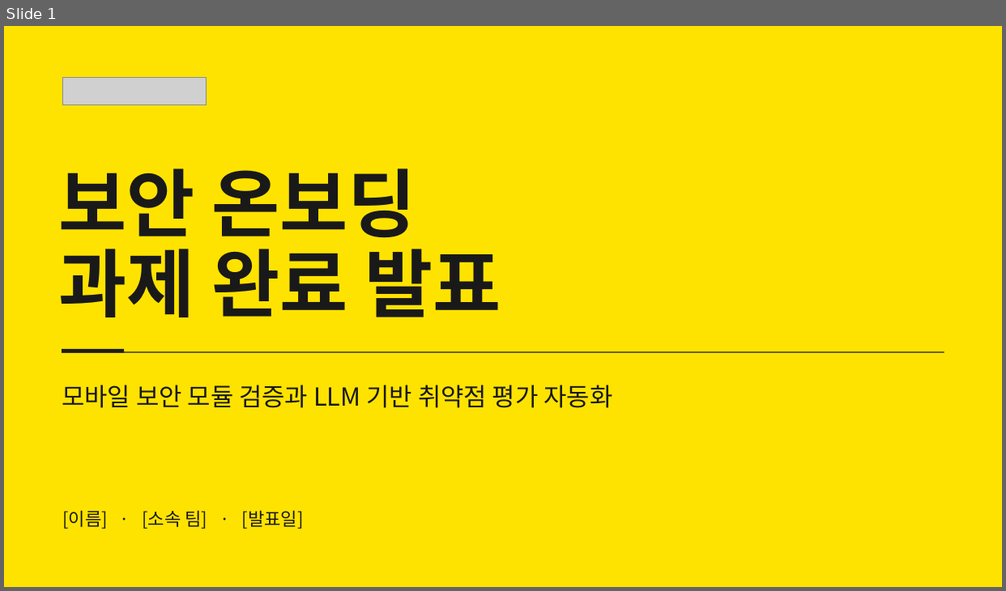
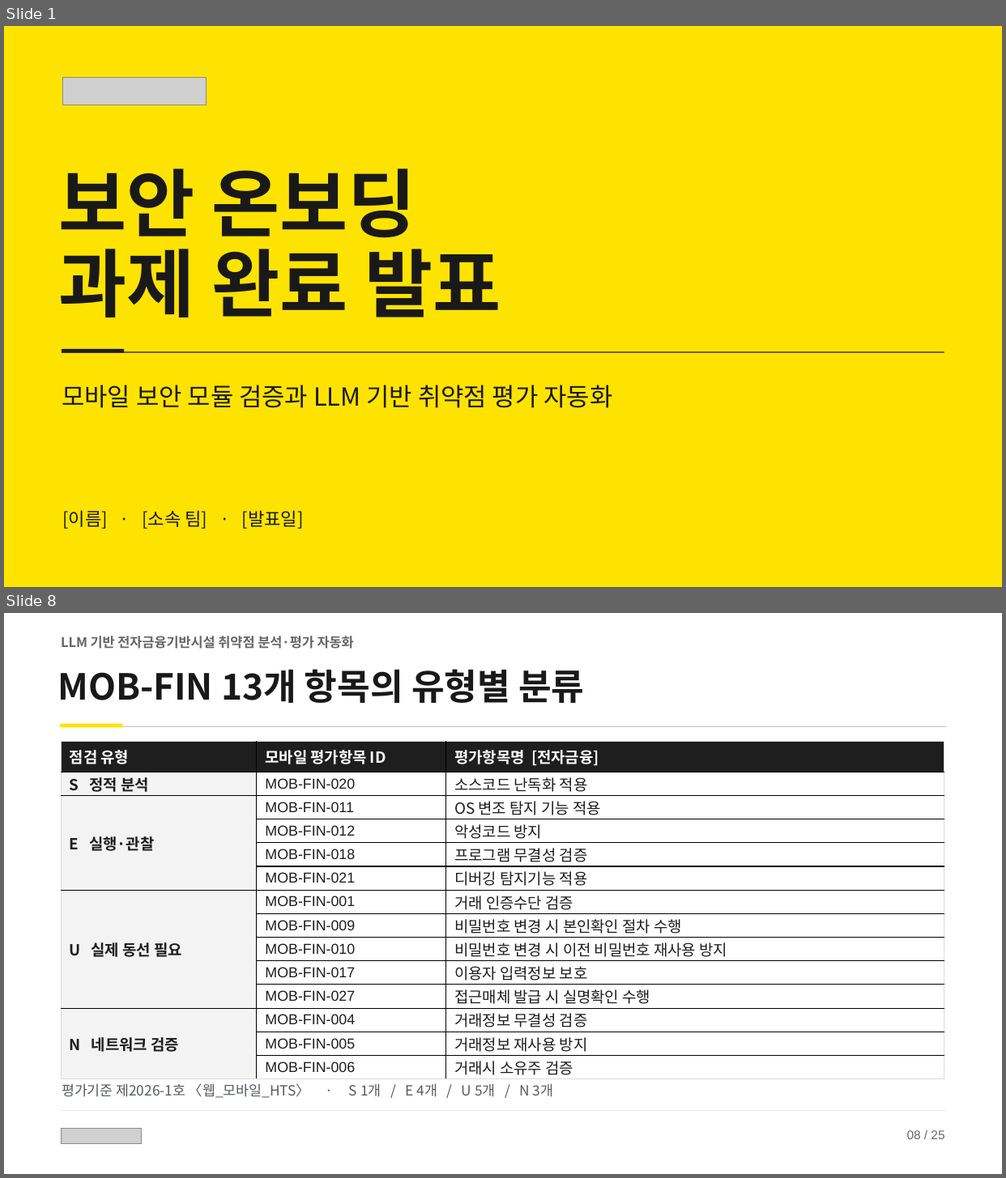
Before and after one commit to Ryuuuuu/maestro-gpui, a slide deck: assets/icons/kakaobank-security-onboarding.pptx. Shown one above the other, each under a label of ours: slide 1 before the commit, slides 1 and 8 after it; the slides between them are not shown. The pictures are 1006x591 and 1006x1178 pixels, drawn with LibreOffice and Linux fonts; fonts in the diff are those of the drawing; grey boxes stand for pictures. Boxes give left, top, right and bottom in pixels: in the first picture for what was removed or moved away, otherwise in the second. Text is boxed around its words. In the diff, an @@ line names an element or a change of style, - is before the commit and + after.

```diff
--- a/assets/icons/kakaobank-security-onboarding.pptx
+++ b/assets/icons/kakaobank-security-onboarding.pptx
@@ slide 8 added at [4, 613, 1002, 1174], background #FFFFFF @@
@@ text added at [61, 636, 354, 649], 12.8 pt, text #666666, bold @@
+LLM 기반 전자금융기반시설 취약점 분석·평가 자동화
@@ text added at [57, 669, 584, 703], 34.5 pt, text #191919, bold @@
+MOB-FIN 13개 항목의 유형별 분류
@@ rectangle added at [60, 726, 946, 727], fill #C8C8C8 @@
@@ rectangle added at [60, 724, 122, 727], fill #FFE300 @@
@@ table added at [61, 742, 944, 1079], 14 rows, 3 columns @@
+점검 유형 | 모바일 평가항목 ID | 평가항목명 [전자금융]
+S 정적 분석 | MOB-FIN-020 | 소스코드 난독화 적용
+E 실행·관찰 | MOB-FIN-011 | OS 변조 탐지 기능 적용
+ | MOB-FIN-012 | 악성코드 방지
+ | MOB-FIN-018 | 프로그램 무결성 검증
+ | MOB-FIN-021 | 디버깅 탐지기능 적용
+U 실제 동선 필요 | MOB-FIN-001 | 거래 인증수단 검증
+ | MOB-FIN-009 | 비밀번호 변경 시 본인확인 절차 수행
+ | MOB-FIN-010 | 비밀번호 변경 시 이전 비밀번호 재사용 방지
+ | MOB-FIN-017 | 이용자 입력정보 보호
+ | MOB-FIN-027 | 접근매체 발급 시 실명확인 수행
+N 네트워크 검증 | MOB-FIN-004 | 거래정보 무결성 검증
+ | MOB-FIN-005 | 거래정보 재사용 방지
+ | MOB-FIN-006 | 거래시 소유주 검증
@@ text added at [62, 1084, 554, 1098], 13.5 pt, text #565B60 @@
+평가기준 제2026-1호 〈웹_모바일_HTS〉 · S 1개 / E 4개 / U 5개 / N 3개
@@ rectangle added at [60, 1111, 946, 1112], fill #E5E5E5 @@
@@ picture added at [61, 1129, 141, 1144] @@
@@ text added at [907, 1131, 944, 1139], 12 pt, text #666666 @@
+08 / 25
```
Also in this commit, not shown: 12 slides changed, 11 other slides added, 5 slides removed.
